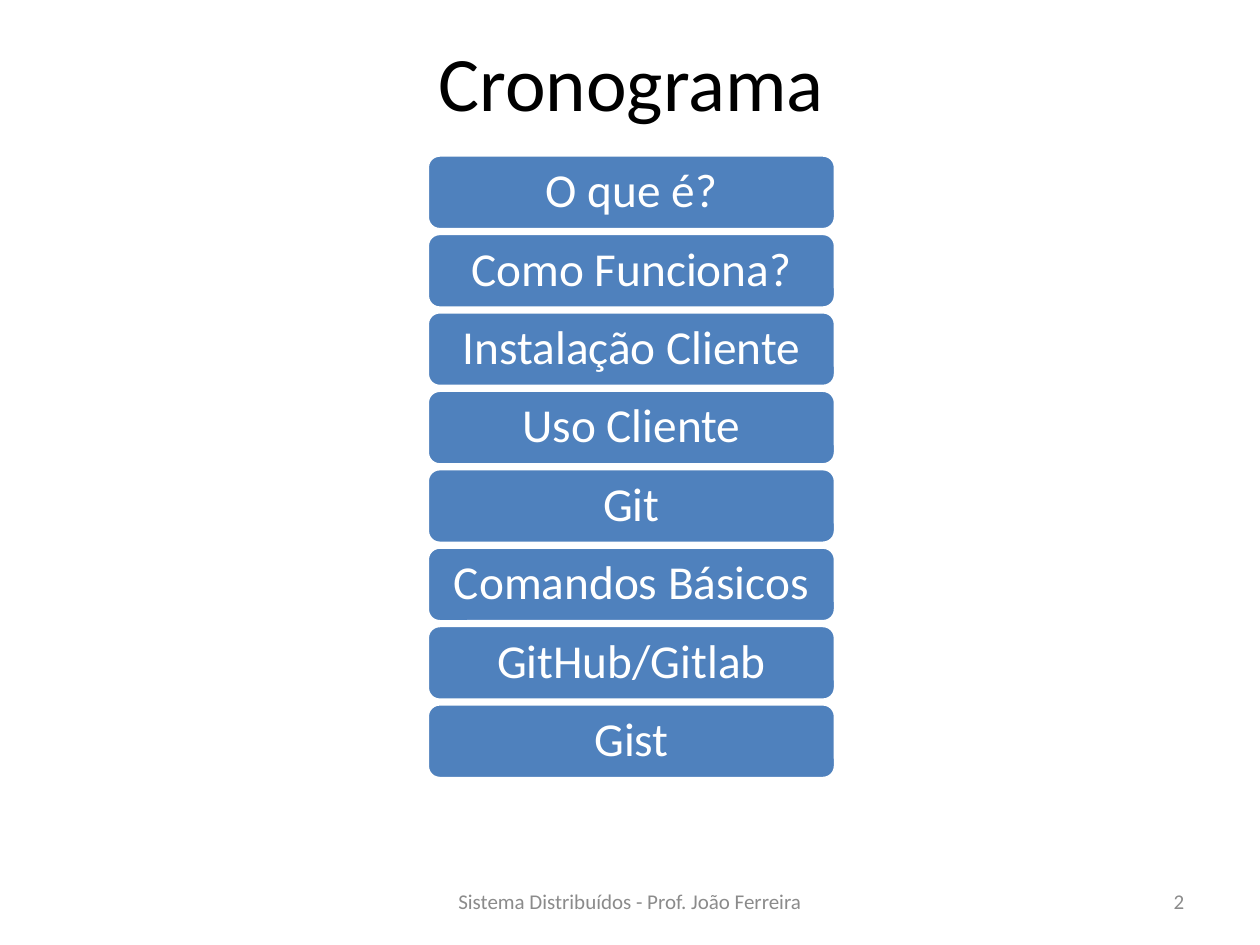
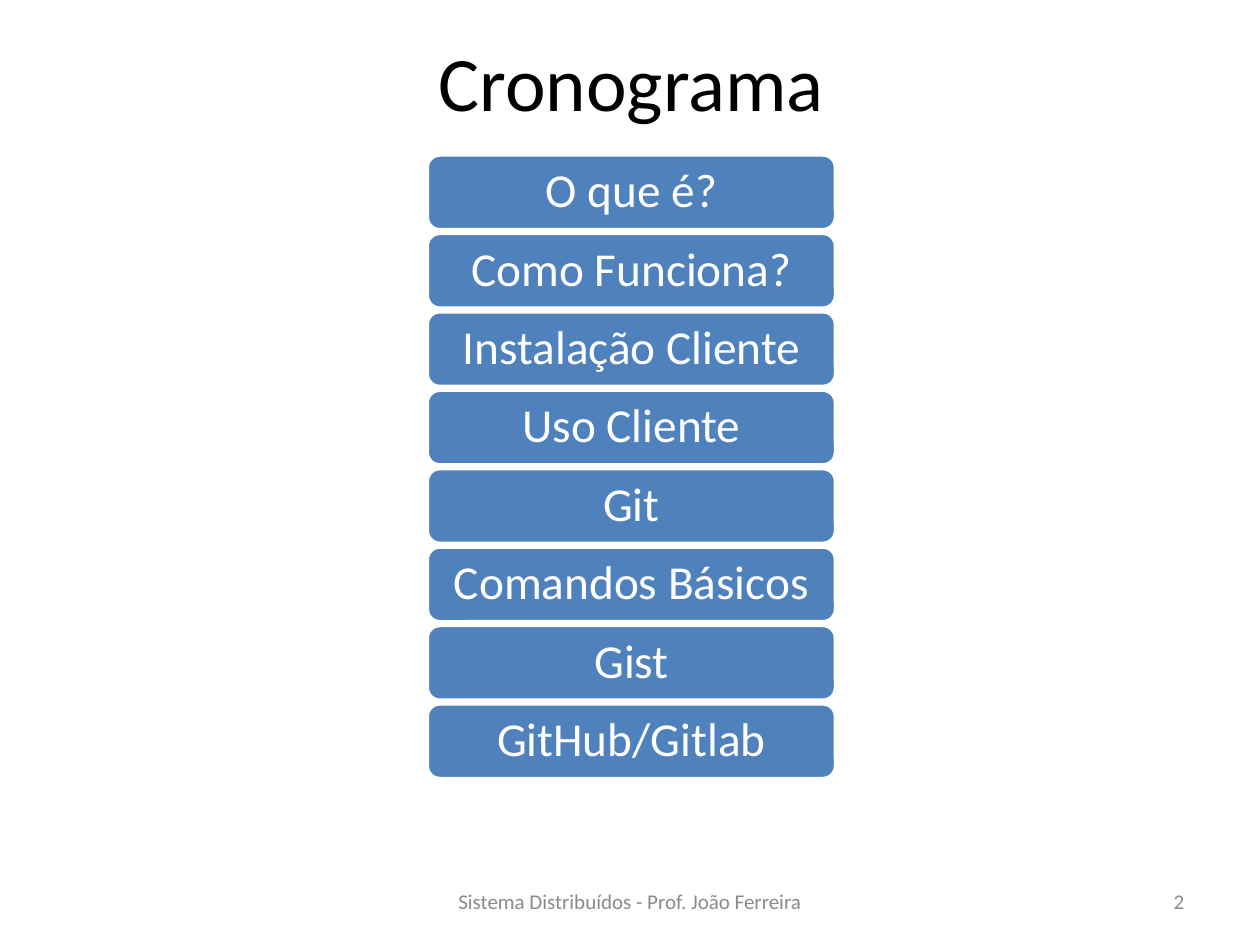
Before and after one commit to FernandoBCAraujo/Apresentacao-Git-e-GitHub, a slide deck: slide 2 of Apresentação Git e GitHub.pptx. Drawn at 1260x945 pixels with LibreOffice and Linux fonts; fonts in the diff are those of the drawing. Boxes give left, top, right and bottom in pixels: in the first picture for what was removed or moved away, otherwise in the second. Text is boxed around its words. In the diff, an @@ line names an element or a change of style, - is before the commit and + after.

```diff
--- a/Apresentação Git e GitHub.pptx
+++ b/Apresentação Git e GitHub.pptx
@@ text "Gist": place and size @@
-text "Gist" at bbox=[594, 723, 668, 757]
+text "Gist" at bbox=[594, 645, 668, 679]
@@ text "GitHub/Gitlab": place and size @@
-text "GitHub/Gitlab" at bbox=[497, 645, 765, 680]
+text "GitHub/Gitlab" at bbox=[497, 723, 765, 758]
```
Also in this commit, not shown: 6 other slides changed.
